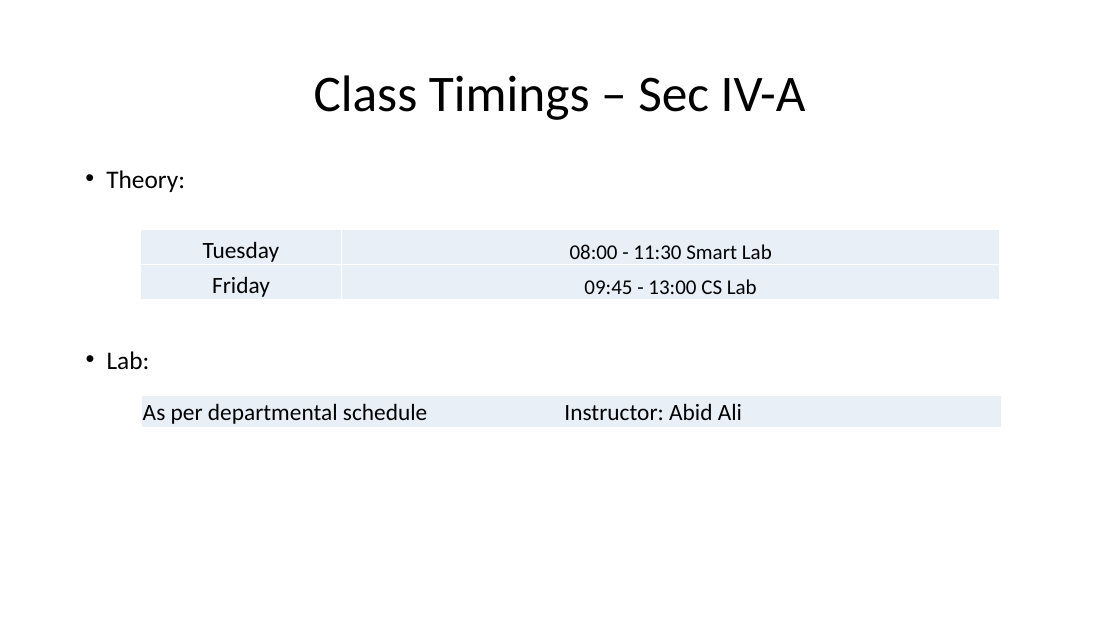
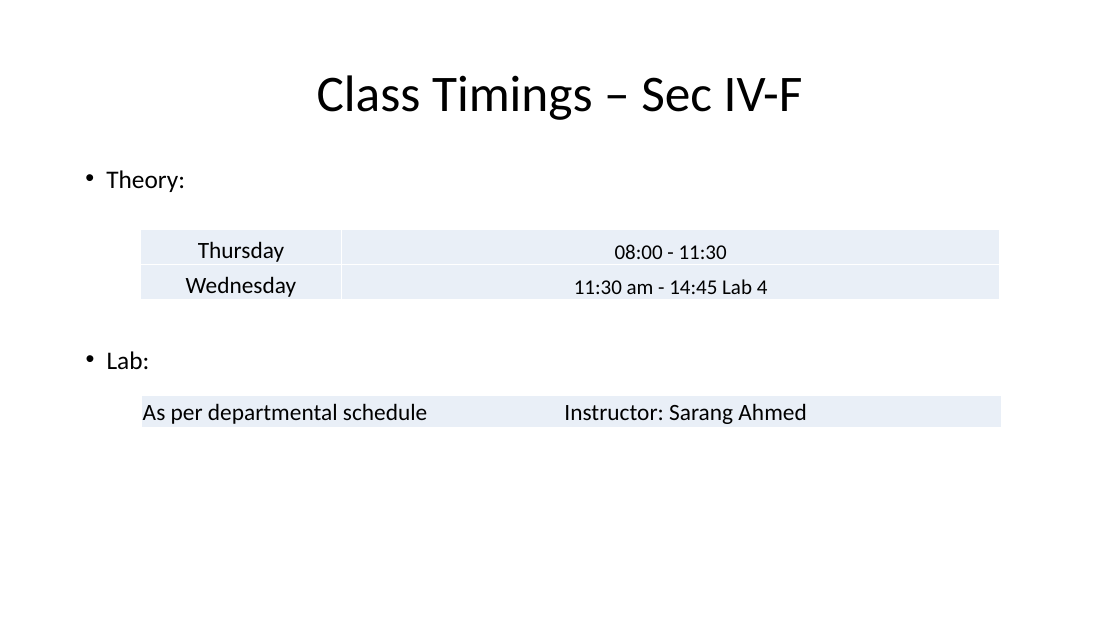
Before and after one commit to asimriaz/DatabaseSystems-Spring-2024, a slide deck: slide 5 of Introduction.pptx. Drawn at 1120x630 pixels with LibreOffice and Linux fonts; fonts in the diff are those of the drawing. Boxes give left, top, right and bottom in pixels: in the first picture for what was removed or moved away, otherwise in the second. Text is boxed around its words. In the diff, an @@ line names an element or a change of style, - is before the commit and + after.

```diff
--- a/Introduction.pptx
+++ b/Introduction.pptx
@@ title at <box>317,75,803,120</box>: text changed @@
-Class Timings – Sec IV-A
+Class Timings – Sec IV-F
@@ table at <box>140,229,1000,301</box> @@
-row 1, column 1: Tuesday
+row 1, column 1: Thursday
-row 1, column 2: 08:00 - 11:30 Smart Lab
+row 1, column 2: 08:00 - 11:30
-row 2, column 1: Friday
+row 2, column 1: Wednesday
-row 2, column 2: 09:45 - 13:00 CS Lab
+row 2, column 2: 11:30 am - 14:45 Lab 4
@@ table at <box>142,396,1002,428</box> @@
-row 1, column 1: As per departmental schedule Instructor: Abid Ali
+row 1, column 1: As per departmental schedule Instructor: Sarang Ahmed
```
Also in this commit, not shown: 1 other file.
